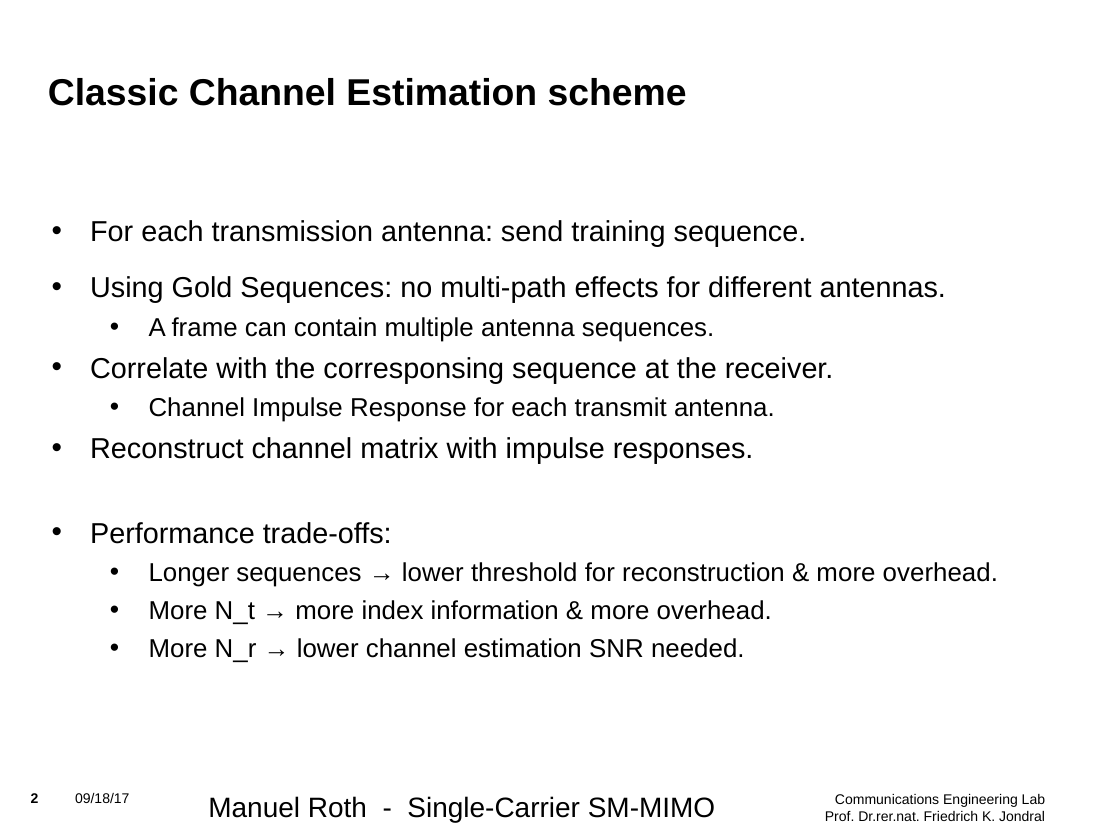
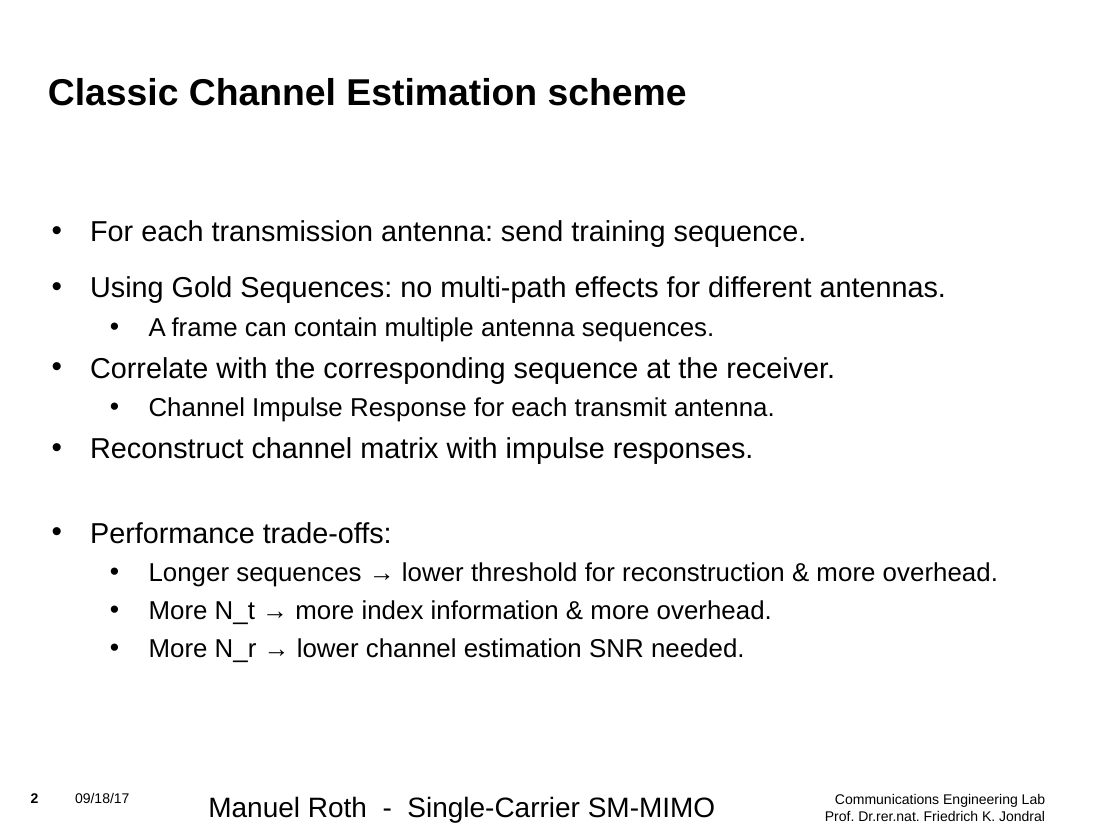
Before and after one commit to mnxx/sc-sm-transceiver, a slide deck: slide 2 of presentations/Update_3.odp. Drawn at 1120x840 pixels with LibreOffice and Linux fonts; fonts in the diff are those of the drawing; background and template pictures are left out. Boxes give left, top, right and bottom in pixels: in the first picture for what was removed or moved away, otherwise in the second. Text is boxed around its words. In the diff, an @@ line names an element or a change of style, - is before the commit and + after.

```diff
--- a/presentations/Update_3.odp
+++ b/presentations/Update_3.odp
@@ text at (90,357,835,383): text changed @@
-• Correlate with the corresponsing sequence at the receiver.
+• Correlate with the corresponding sequence at the receiver.
```
Also in this commit, not shown: 3 other slides changed, 1 other file.
